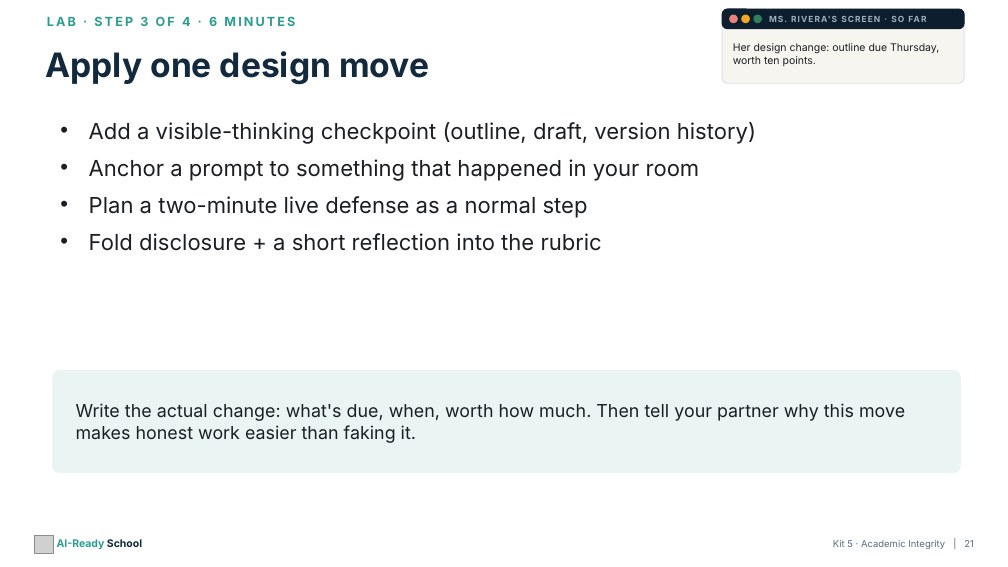
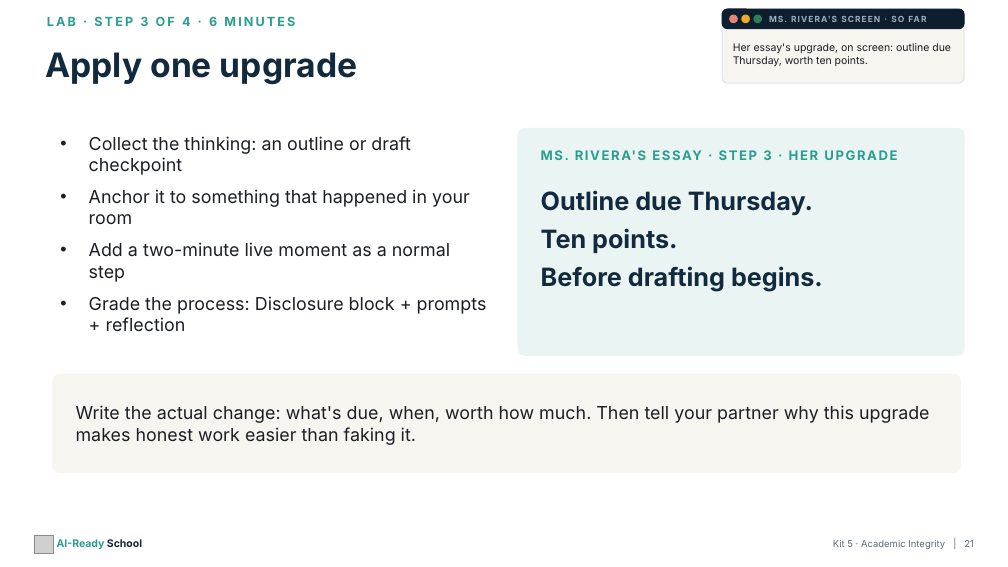
Before and after one commit to aspinozzi1/Ai-School-Ready, a slide deck: slide 21 of kits/kit05/Kit05_PresentationDeck.pptx. Drawn at 1008x567 pixels with LibreOffice and Linux fonts; fonts in the diff are those of the drawing; grey boxes stand for pictures. Boxes give left, top, right and bottom in pixels: in the first picture for what was removed or moved away, otherwise in the second. Text is boxed around its words. In the diff, an @@ line names an element or a change of style, - is before the commit and + after.

```diff
--- a/kits/kit05/Kit05_PresentationDeck.pptx
+++ b/kits/kit05/Kit05_PresentationDeck.pptx
@@ text at (x1=45, y1=52, x2=357, y2=85): text changed @@
-Apply one design move
+Apply one upgrade
@@ text at (x1=733, y1=43, x2=951, y2=66): text changed @@
-Her design change: outline due Thursday, worth ten points.
+Her essay's upgrade, on screen: outline due Thursday, worth ten points.
@@ text at (x1=89, y1=136, x2=487, y2=332): text changed; size 21 to 17 pt @@
-• Add a visible-thinking checkpoint (outline, draft, version history)
-• Anchor a prompt to something that happened in your room
-• Plan a two-minute live defense as a normal step
-• Fold disclosure + a short reflection into the rubric
+• Collect the thinking: an outline or draft checkpoint
+• Anchor it to something that happened in your room
+• Add a two-minute live moment as a normal step
+• Grade the process: Disclosure block + prompts + reflection
@@ rounded rectangle resized from (x1=53, y1=371, x2=960, y2=473) to (x1=518, y1=129, x2=964, y2=355) @@
@@ rounded rectangle at (x1=518, y1=129, x2=964, y2=355): proportions changed @@
@@ text added at (x1=554, y1=150, x2=771, y2=160), 12.5 pt, text #2A9D8F, bold @@
+MS. RIVERA'S ESSAY · STEP 3 · HER UPGRADE
@@ text added at (x1=541, y1=190, x2=823, y2=291), 24 pt, text #13293D, bold @@
+Outline due Thursday.
+Ten points.
+Before drafting begins.
@@ rounded rectangle added at (x1=53, y1=374, x2=960, y2=473), fill #F7F5F0, outline #F7F5F0 1 pt @@
@@ text at (x1=76, y1=405, x2=930, y2=445): text changed @@
-Write the actual change: what's due, when, worth how much. Then tell your partner why this move makes honest work easier than faking it.
+Write the actual change: what's due, when, worth how much. Then tell your partner why this upgrade makes honest work easier than faking it.
```
Also in this commit, not shown: 14 other slides changed, 19 other files.
